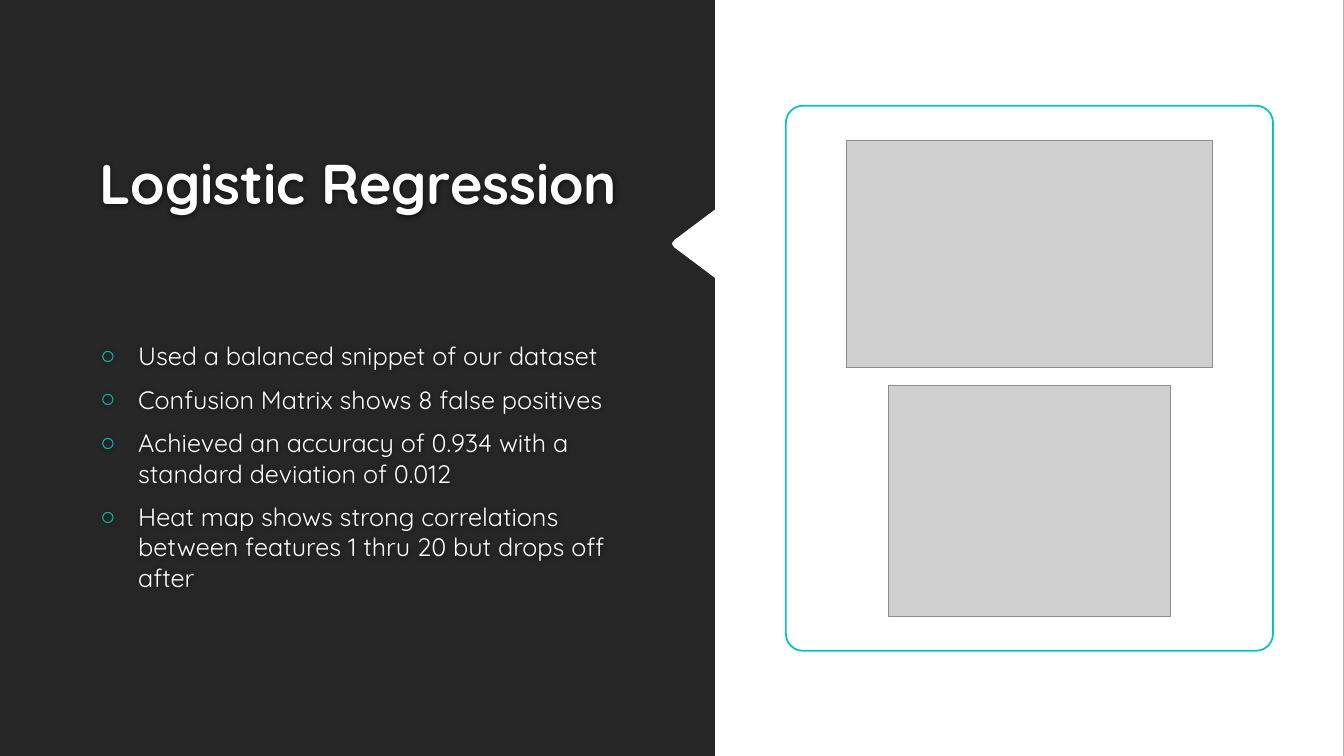
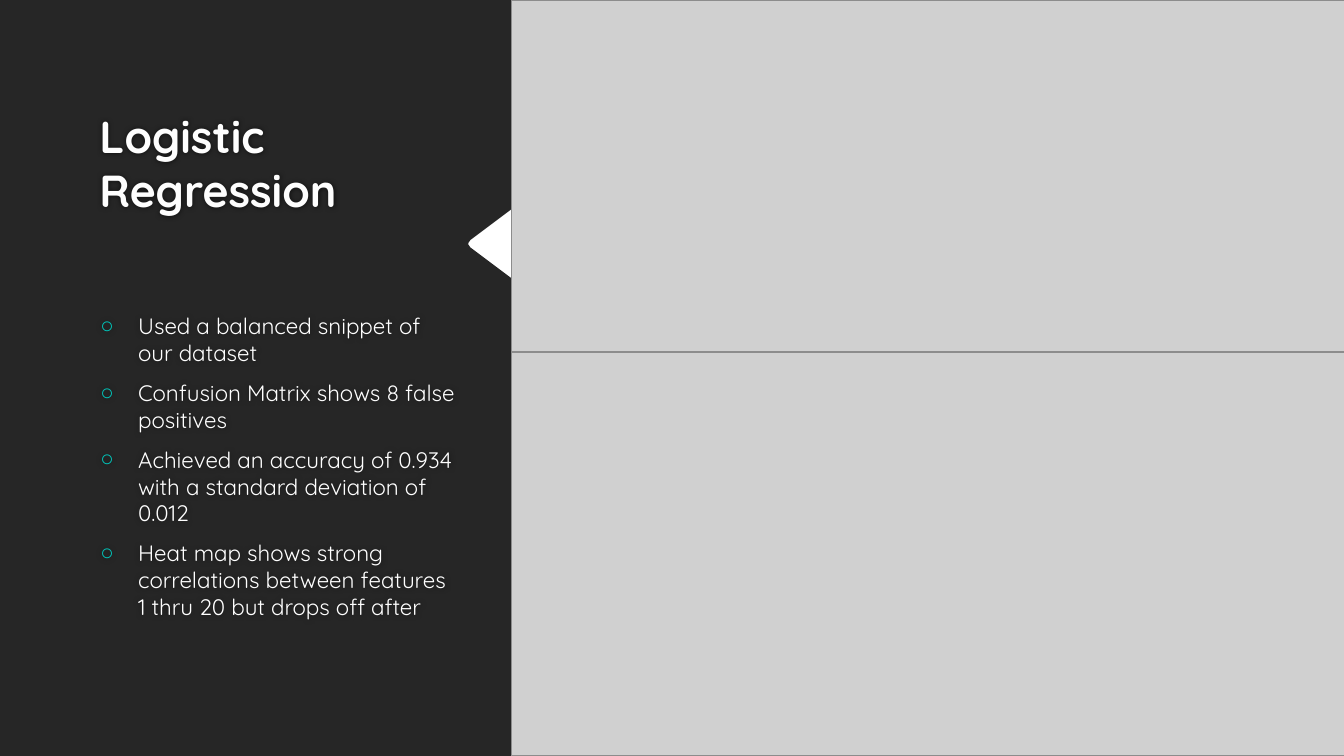
Before and after one commit to Sal-r/Credit-Card-Fraud, a slide deck: slide 7 of Credit_Card_Fraud_Presentation.pptx (slide 8 before the commit). Drawn at 1344x756 pixels with LibreOffice and Linux fonts; fonts in the diff are those of the drawing; grey boxes stand for pictures; background and template pictures are left out. Boxes give left, top, right and bottom in pixels: in the first picture for what was removed or moved away, otherwise in the second. Text is boxed around its words. In the diff, an @@ line names an element or a change of style, - is before the commit and + after.

```diff
--- a/Credit_Card_Fraud_Presentation.pptx
+++ b/Credit_Card_Fraud_Presentation.pptx
@@ freeform shape: place and size @@
-freeform shape at (0,0,715,756)
+freeform shape at (0,0,511,756)
@@ picture added at (511,0,1344,352) @@
@@ title "Logistic Regression" at (99,121,336,216): size 40 to 32 pt @@
@@ rounded rectangle: place and size @@
-rounded rectangle at (786,106,1273,651)
+rounded rectangle at (582,106,1273,651)
@@ picture removed at (847,140,1213,367) @@
@@ text "Used a balanced snippet of ..." at (138,317,454,620): size 18 to 16 pt @@
@@ picture: place and size @@
-picture at (888,385,1171,616)
+picture at (511,295,1344,756)
```
Also in this commit, not shown: 5 other slides changed, 1 slide removed, 9 other files.
